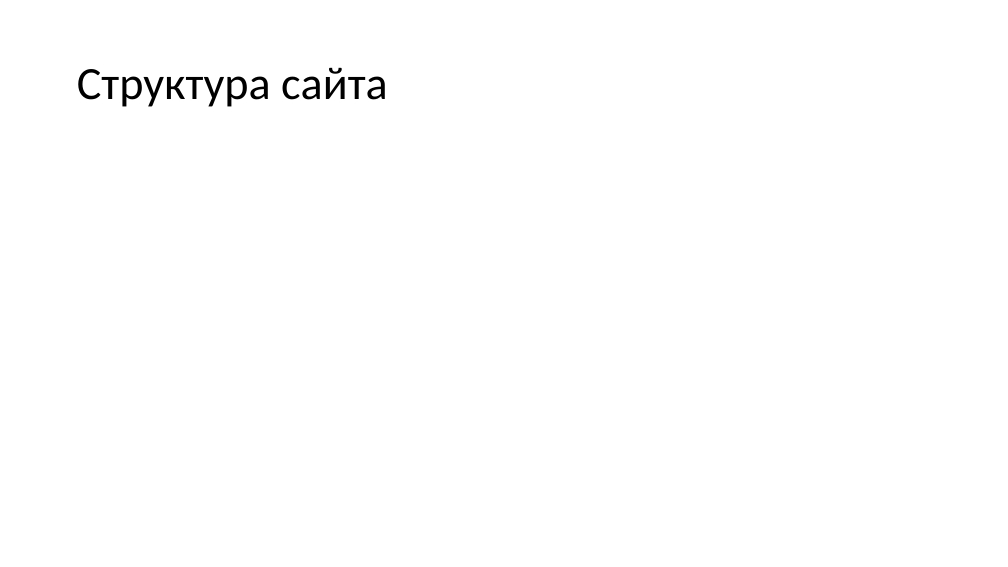
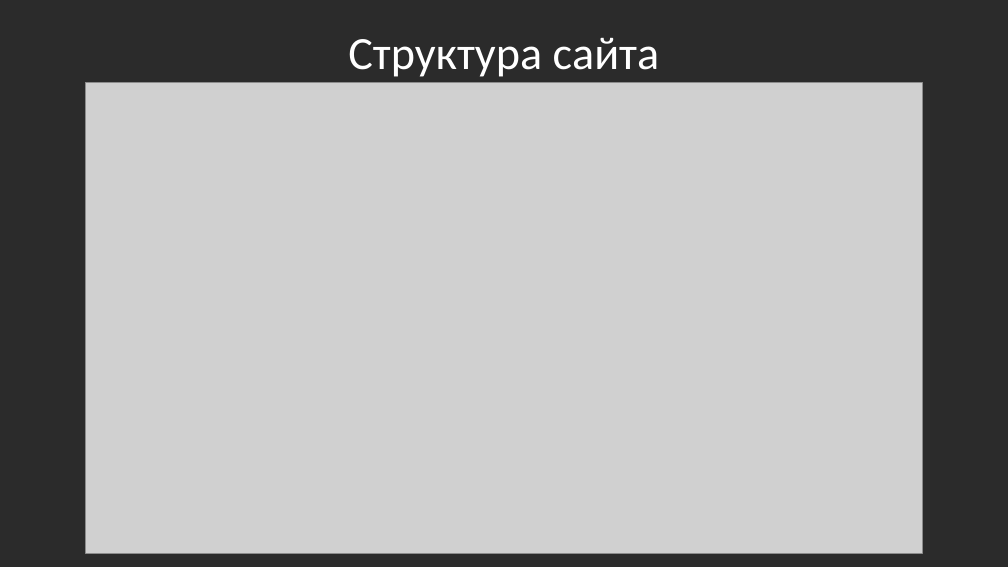
Before and after one commit to v1rus41l/onlinestore-project, a slide deck: slide 3 of about/presentation.pptx. Drawn at 1008x567 pixels with LibreOffice and Linux fonts; fonts in the diff are those of the drawing; grey boxes stand for pictures; background and template pictures are left out; a plain dark background stands for a picture behind light text. Boxes give left, top, right and bottom in pixels: in the first picture for what was removed or moved away, otherwise in the second. Text is boxed around its words. In the diff, an @@ line names an element or a change of style, - is before the commit and + after.

```diff
--- a/about/presentation.pptx
+++ b/about/presentation.pptx
@@ background #FFFFFF to picture (left out) @@
@@ title "Структура сайта" moved from (x1=77, y1=67, x2=388, y2=107) to (x1=348, y1=38, x2=660, y2=77) @@
@@ title "Структура сайта" at (x1=348, y1=38, x2=660, y2=77): text colour #000000 to #FFFFFF; alignment left to centre @@
@@ picture added at (x1=85, y1=82, x2=923, y2=553) @@
```
Also in this commit, not shown: 5 other slides changed, 4 slides added, 4 slides removed, 18 other files.
